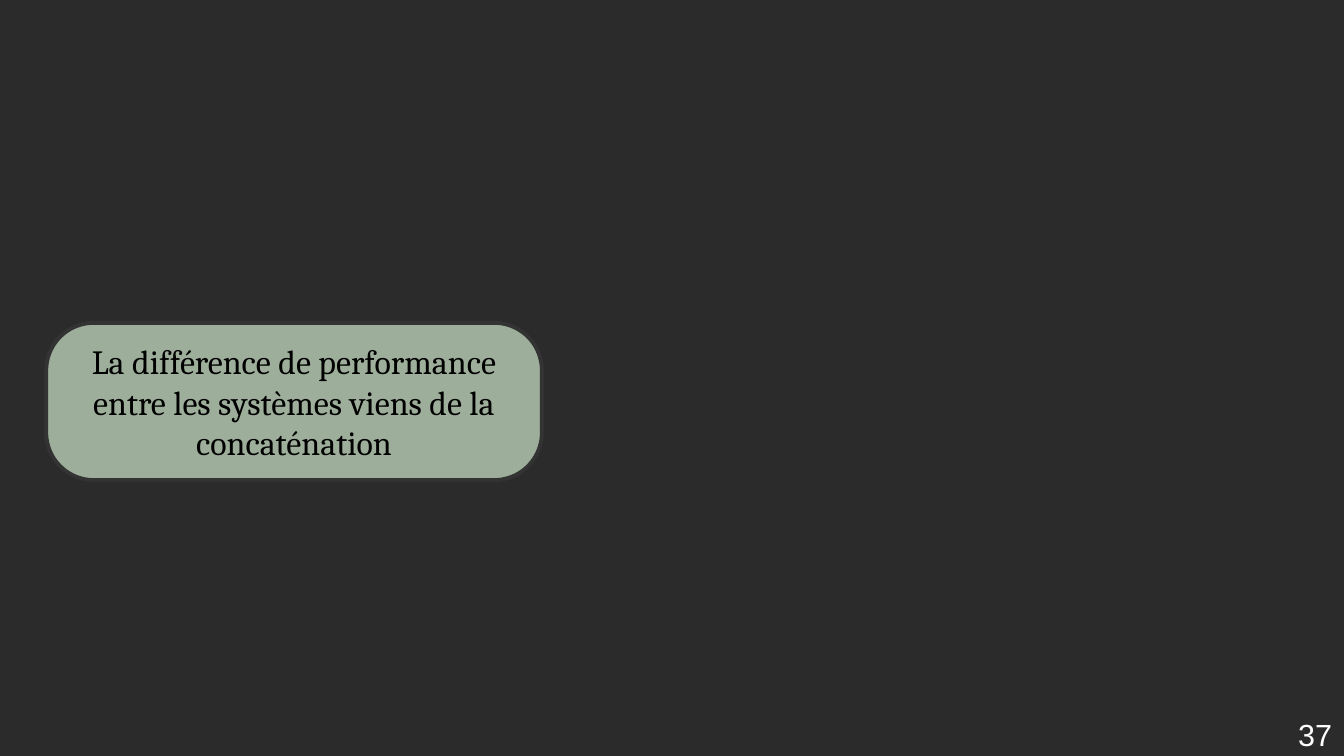
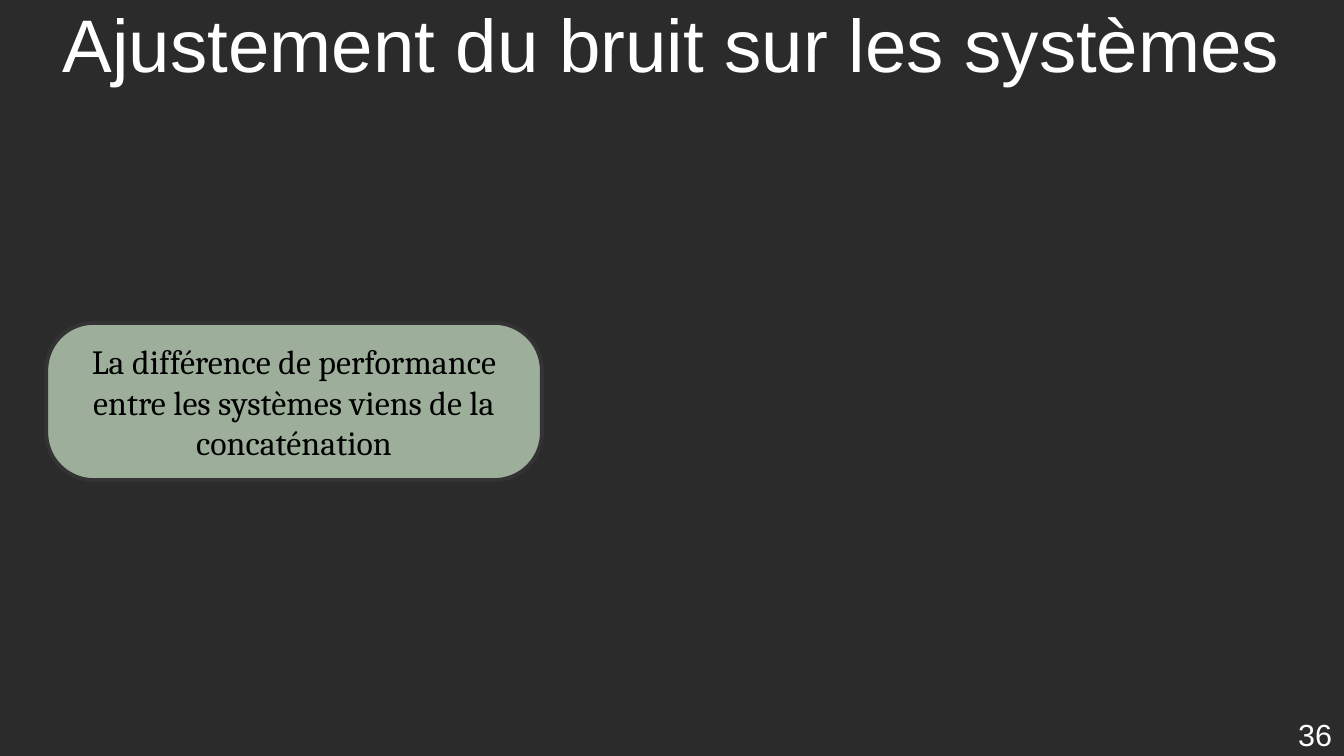
Before and after one commit to AmdaU/presentations, a slide deck: slide 36 of Seminaire/Seminaire.odp (slide 37 before the commit). Drawn at 1344x756 pixels with LibreOffice and Linux fonts; fonts in the diff are those of the drawing; background and template pictures are left out; a plain dark background stands for a picture behind light text. Boxes give left, top, right and bottom in pixels: in the first picture for what was removed or moved away, otherwise in the second. Text is boxed around its words. In the diff, an @@ line names an element or a change of style, - is before the commit and + after.

```diff
--- a/Seminaire/Seminaire.odp
+++ b/Seminaire/Seminaire.odp
@@ title added at box(63, 17, 1280, 86), 44 pt, text #FFFFFF @@
+Ajustement du bruit sur les systèmes
@@ page number at box(1298, 724, 1332, 747): text changed @@
-37
+36
```
Also in this commit, not shown: 20 other slides changed, 1 slide removed, 2 other files.
